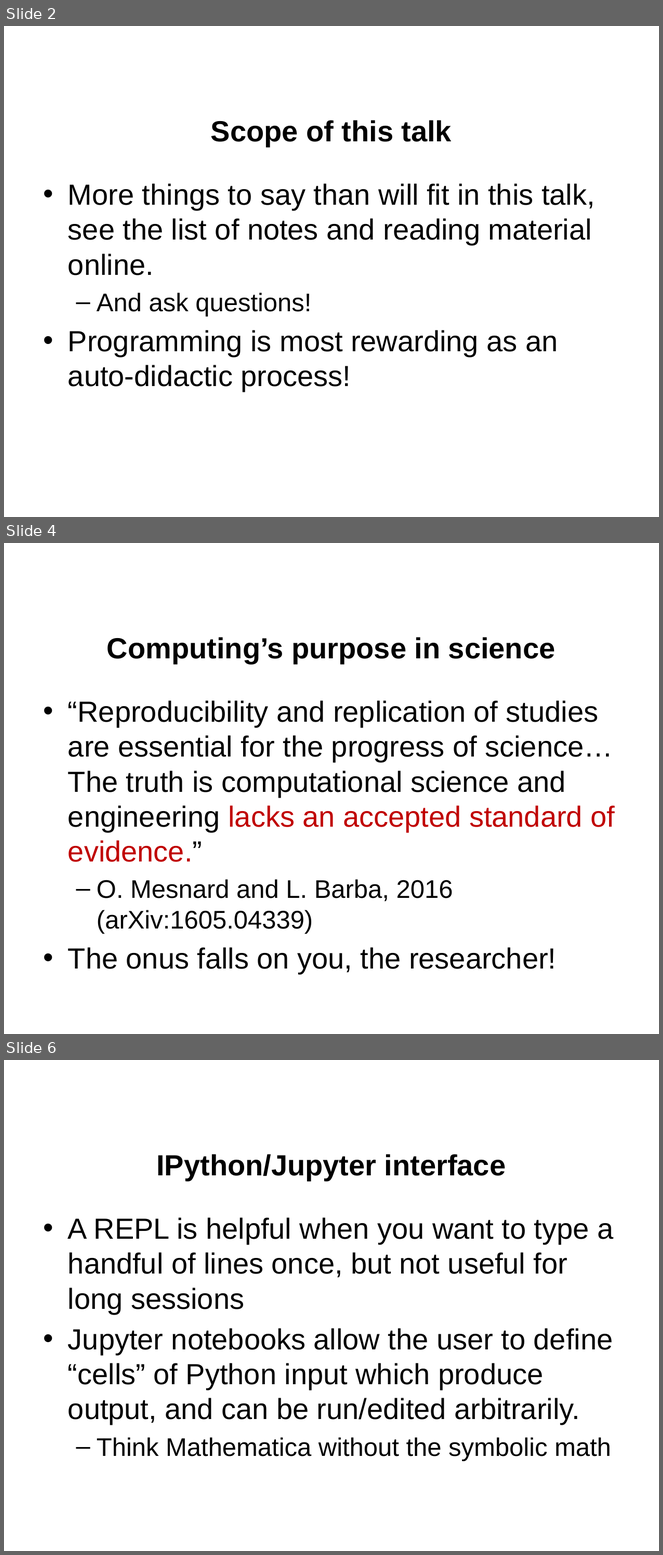
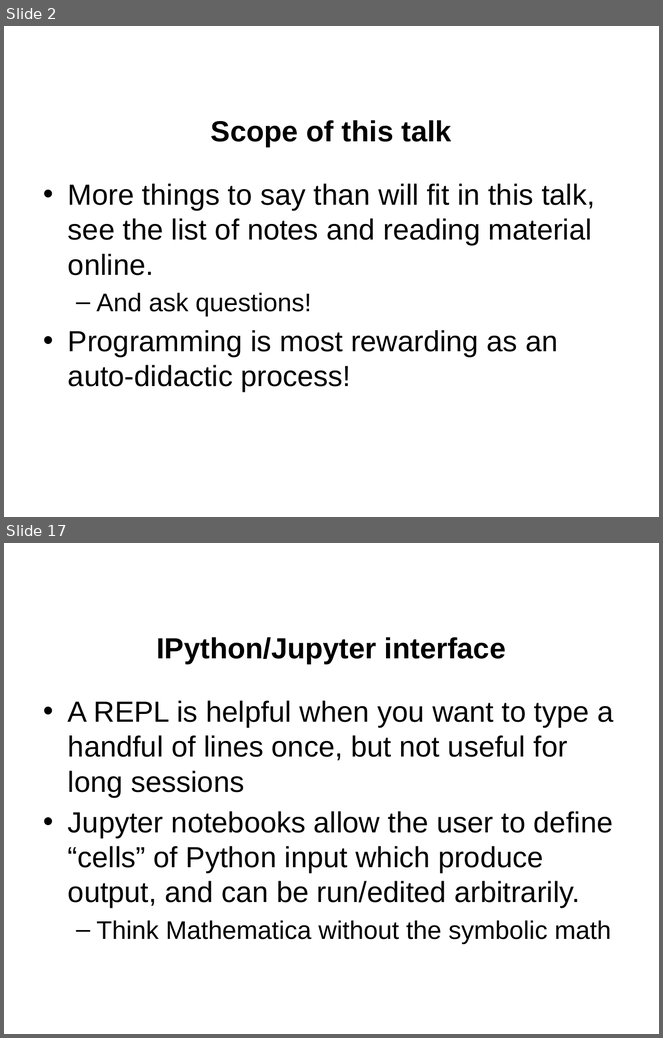
Before and after one commit to jgerity/talks, a slide deck: 2016/computing_workgroup/intro-to-python/intro-to-python.pptx. Shown one above the other, each under a label of ours: slides 2, 4 and 6 before the commit, slides 2 and 17 after it; the slides between them are not shown. The pictures are 663x1555 and 663x1038 pixels, drawn with LibreOffice and Linux fonts; fonts in the diff are those of the drawing; background and template pictures are left out. Boxes give left, top, right and bottom in pixels: in the first picture for what was removed or moved away, otherwise in the second. Text is boxed around its words. In the diff, an @@ line names an element or a change of style, - is before the commit and + after.

```diff
--- a/2016/computing_workgroup/intro-to-python/intro-to-python.pptx
+++ b/2016/computing_workgroup/intro-to-python/intro-to-python.pptx
@@ slide 4 removed at (4, 543, 659, 1034), background picture (left out) @@
@@ title removed at (107, 637, 555, 664) @@
-Computing’s purpose in science
@@ text removed at (68, 701, 616, 975) @@
-• “Reproducibility and replication of studies are essential for the progress of science…The truth is computational science and engineering lacks an accepted standard of evidence.”
-  – O. Mesnard and L. Barba, 2016 (arXiv:1605.04339)
-• The onus falls on you, the researcher!
@@ what was slide 6 is now slide 17 @@
```
Also in this commit, not shown: 1 slide changed, 22 slides added, 2 other slides removed.
